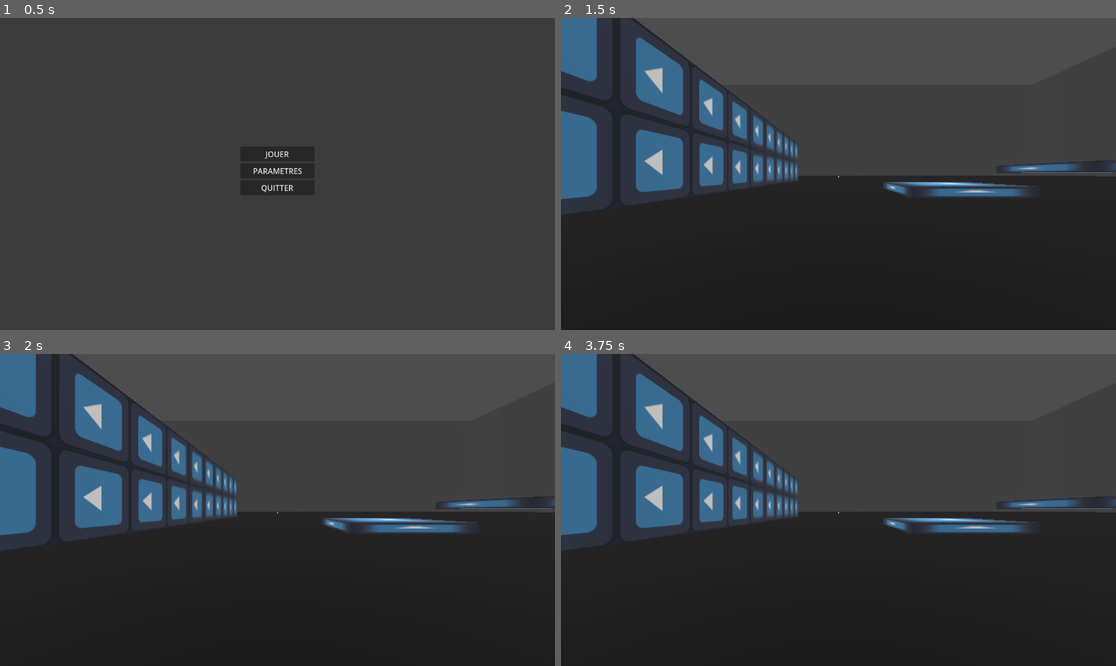
Above: before the commit, frames 1-4 (two rows, left to right).
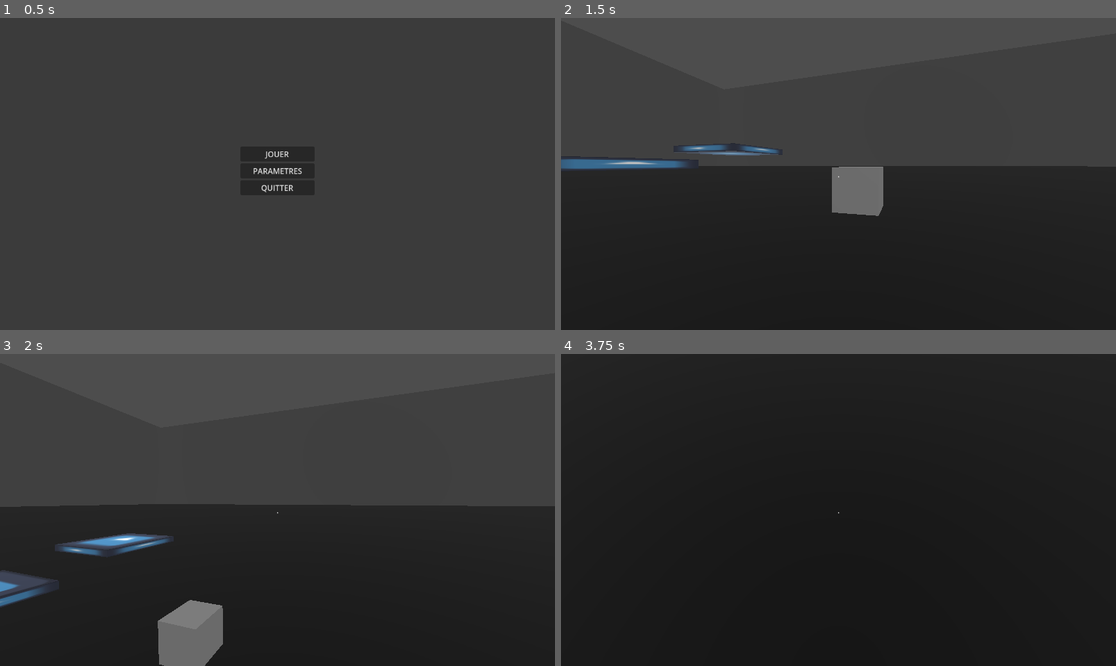
Above: after the commit, the same moments.

Repository: MomoelBG/IntoTheTower1
Game: Godot game, scene res://level/Title.tscn
The game is run twice, just before and just after one commit, with the same random seed, the same clock (stepped at 60 frames per second) and the same inputs. The engine's default icon, where the game draws it, is replaced by a stand-in: a white triangle on a blue panel in a dark square.
Inputs (mouse positions are in pixels of both pictures, inside the frame that each line leads up to):
- Up to frame 1 (0.5 s): no input
- Up to frame 2 (1.5 s): click "JOUER" at 0.5 s; tap Enter at 1.25 s; move the mouse to (960, 158) at 1.27 s; hold D (right) from 1.28 s (still down); tap Ctrl (crawl) at 1.35 s
- Up to frame 3 (2 s): keep holding D (right); tap Space (jump) at 1.52 s; click (399, 494) at 1.55 s
- Up to frame 4 (3.75 s): move the mouse to (727, 525) at 2.02 s; release D (right) at 2.03 s; hold S (backward) 2.03-2.78 s; click (727, 525) at 2.1 s; tap Space (jump) at 2.27 s; tap Ctrl (crawl) at 2.3, 2.85 s; move the mouse to (894, 441) at 2.77 s; hold D (right) 2.78-3.53 s; click (894, 441) at 3.05 s; move the mouse to (810, 572) at 3.52 s; hold W (forward) from 3.53 s (still down); tap Shift (crouch) at 3.6 s

Frame 1 is identical in both runs. In frame 2, 17% of the frame differs, in the area x 0-100%, y 0-64%; in frame 3, 19%; in frame 4, 53%.
Error before the commit: Parse Error: Member "picked_object" is not a function. (res://player/player.gd:71)

Commit message:
script

Diff:
--- a/player/player.gd
+++ b/player/player.gd
@@ -68,7 +68,7 @@
 
 
 		if Input.is_action_just_pressed("lclick"):
-			picked_object()
+			picked_object
 
 	# Get the input direction and handle the movement/deceleration.
 	# As good practice, you should replace UI actions with custom gameplay actions.
